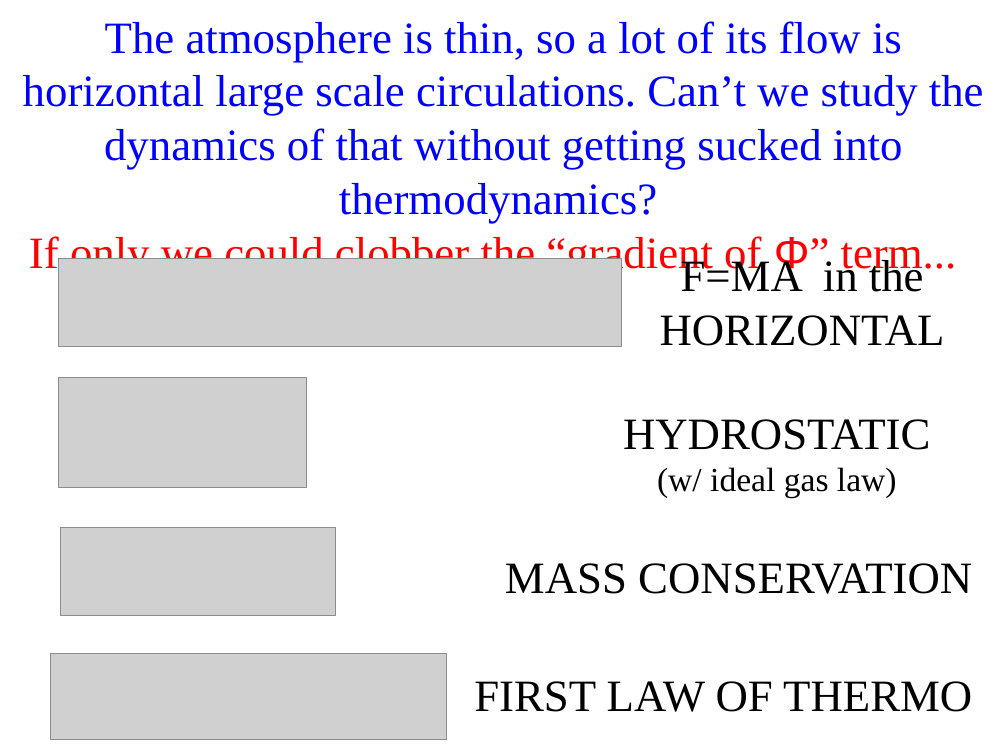
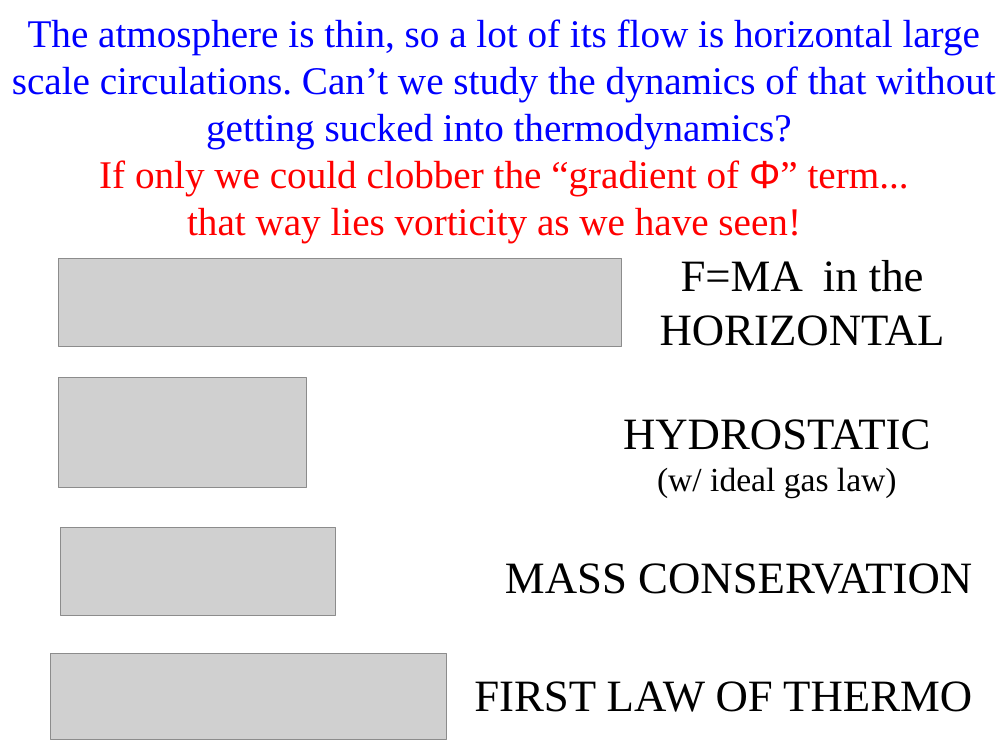
Before and after one commit to ATMOcanes/ATM651_2020, a slide deck: slide 13 of Class_sessions/2020-09-29 PE view of how hot air rises/HW3_prep_PE_hotairrises.pptx. Drawn at 1008x756 pixels with LibreOffice and Linux fonts; fonts in the diff are those of the drawing; grey boxes stand for pictures. Boxes give left, top, right and bottom in pixels: in the first picture for what was removed or moved away, otherwise in the second. Text is boxed around its words. In the diff, an @@ line names an element or a change of style, - is before the commit and + after.

```diff
--- a/Class_sessions/2020-09-29 PE view of how hot air rises/HW3_prep_PE_hotairrises.pptx
+++ b/Class_sessions/2020-09-29 PE view of how hot air rises/HW3_prep_PE_hotairrises.pptx
@@ text at bbox=[12, 19, 996, 196]: size 32 to 28 pt in "The atmosphere is thin, so a lot ...", "If only we could clobber the “gradient ..." @@
@@ text at bbox=[187, 207, 801, 243]: paragraph added @@
+that way lies vorticity as we have seen!
```
Also in this commit, not shown: 1 other file.
